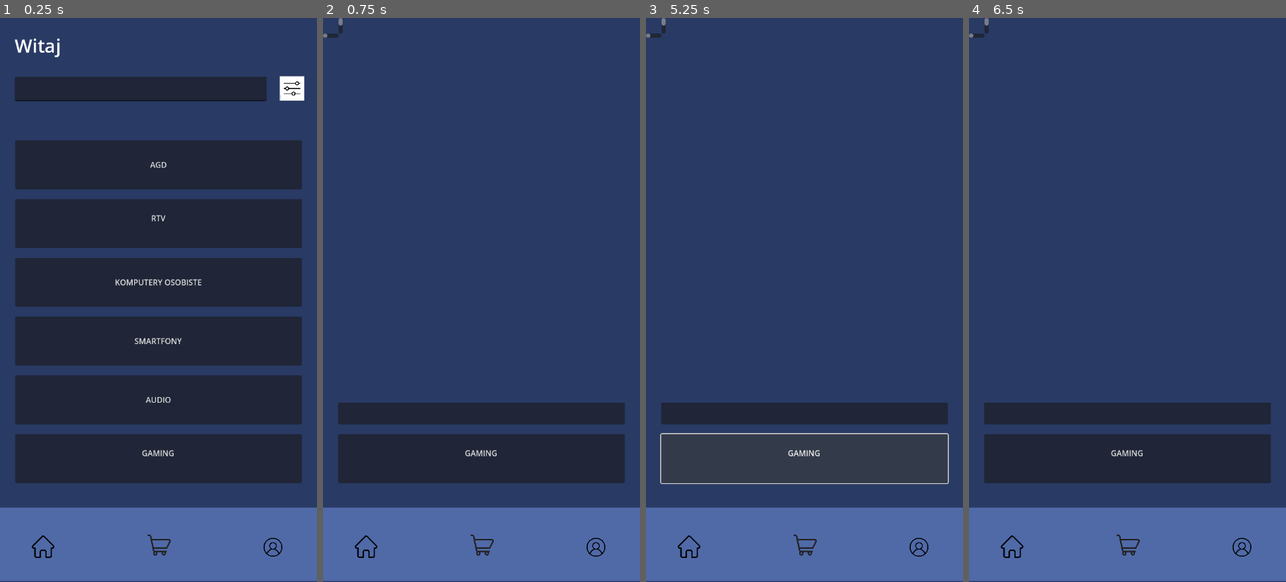
Above: before the commit, frames 1-4 (left to right).
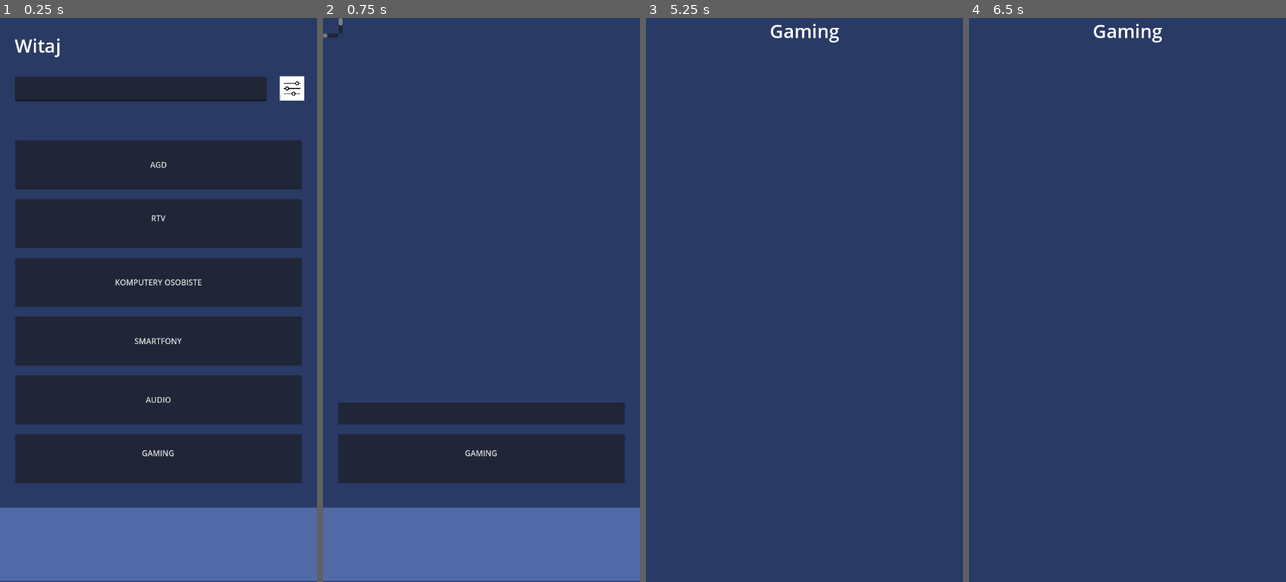
Above: after the commit, the same moments.

Repository: MateuszChoda/MediaLamus
Game: Godot game, scene res://Base/main_screen.tscn
Same seed, same stepped clock (60 frames per second), same inputs: the game is played once before the commit and once after it. This scene is started directly instead of the project's main scene.
Inputs (mouse positions are in pixels of both pictures, inside the frame that each line leads up to):
- Up to frame 1 (0.25 s): no input
- Up to frame 2 (0.75 s): click (462, 91) at 0.52 s; type "12" at 0.6 s
- Up to frame 3 (5.25 s): click "AGD" at 1.25 s; click "RTV" at 2 s; click "KOMPUTERY OSOBISTE" at 2.75 s; click "SMARTFONY" at 3.5 s; click "AUDIO" at 4.25 s; click "GAMING" at 5 s
- Up to frame 4 (6.5 s): click (1013, 548) at 5.77 s

The runs differ from the first frame. In frame 1, 0.2% of the frame differs, in the area x 10-90%, y 91-96%; in frame 2, 0.2%; in frame 3, 25%, in the area x 0-100%, y 0-100%; in frame 4, 25%.
Error before the commit: Parse Error: Expected statement, found "signal" instead. (res://Scripts/main_screen.gd:6)

Commit message:
Categories

Diff:
--- a/Base/Register_screen.tscn
+++ b/Base/Register_screen.tscn
@@ -1,8 +1,6 @@
-
 [gd_scene load_steps=2 format=3 uid="uid://dilvtyd1sl5qt"]
 
 [ext_resource type="Script" uid="uid://dpd3cgsx6h8b0" path="res://Scripts/register_screen.gd" id="1_rh3ov"]
-
 
 [node name="RegisterScreen" type="Control"]
 layout_mode = 3
--- /dev/null
+++ b/Base/category_screen.tscn
@@ -0,0 +1,47 @@
+[gd_scene load_steps=2 format=3 uid="uid://cih3qishmr5g5"]
+
+[ext_resource type="Script" uid="uid://ckbpft3whxb18" path="res://Scripts/category_screen.gd" id="1_yc3yk"]
+
+[node name="Control" type="Control"]
+layout_mode = 3
+anchors_preset = 15
+anchor_right = 1.0
+anchor_bottom = 1.0
+grow_horizontal = 2
+grow_vertical = 2
+script = ExtResource("1_yc3yk")
+
+[node name="ColorRect" type="ColorRect" parent="."]
+layout_mode = 1
+anchors_preset = 15
+anchor_right = 1.0
+anchor_bottom = 1.0
+grow_horizontal = 2
+grow_vertical = 2
+color = Color(0.160784, 0.227451, 0.392157, 1)
+
+[node name="Label" type="Label" parent="ColorRect"]
+layout_mode = 1
+anchors_preset = 5
+anchor_left = 0.5
+anchor_right = 0.5
+offset_left = -324.0
+offset_right = 324.0
+offset_bottom = 23.0
+grow_horizontal = 2
+theme_override_font_sizes/font_size = 38
+horizontal_alignment = 1
+vertical_alignment = 1
+autowrap_mode = 2
+
+[node name="ScrollContainer" type="ScrollContainer" parent="ColorRect"]
+layout_mode = 1
+anchors_preset = 10
+anchor_right = 1.0
+offset_top = 152.0
+offset_bottom = 1152.0
+grow_horizontal = 2
+
+[node name="VBoxContainer" type="VBoxContainer" parent="ColorRect/ScrollContainer"]
+custom_minimum_size = Vector2(648, 100)
+layout_mode = 2
--- a/Base/main_screen.tscn
+++ b/Base/main_screen.tscn
@@ -1,10 +1,7 @@
-
 [gd_scene load_steps=6 format=3 uid="uid://dbukptdxj0cb8"]
 
 [ext_resource type="Script" uid="uid://cv4787yyv4i4u" path="res://Scripts/main_screen.gd" id="1_2l88s"]
-
 [ext_resource type="Texture2D" uid="uid://7ctyucrbyybl" path="res://img/filter-icon.jpg" id="1_o13rx"]
-[ext_resource type="Texture2D" uid="uid://423f3vr1014e" path="res://img/profile-icon.png" id="2_2l88s"]
 [ext_resource type="Texture2D" uid="uid://dhka1r7vq5yn3" path="res://img/cart.png" id="2_i7cyh"]
 [ext_resource type="Texture2D" uid="uid://4kh527c6v3js" path="res://img/home-icon.png" id="2_w2f1l"]
 [ext_resource type="PackedScene" uid="uid://58fhia6fwvjx" path="res://Base/product_list.tscn" id="4_w2f1l"]
@@ -57,7 +54,7 @@
 scale = Vector2(0.1, 0.1)
 texture_normal = ExtResource("1_o13rx")
 
-[node name="Button" type="Button" parent="ColorRect"]
+[node name="AGD_btn" type="Button" parent="ColorRect"]
 layout_mode = 1
 anchors_preset = 8
 anchor_left = 0.5
@@ -72,7 +69,7 @@
 grow_vertical = 2
 text = "AGD"
 
-[node name="Button2" type="Button" parent="ColorRect"]
+[node name="RTV_btn" type="Button" parent="ColorRect"]
 layout_mode = 1
 anchors_preset = 8
 anchor_left = 0.5
@@ -89,7 +86,7 @@
 
 "
 
-[node name="Button3" type="Button" parent="ColorRect"]
+[node name="PC_btn" type="Button" parent="ColorRect"]
 layout_mode = 1
 anchors_preset = 8
 anchor_left = 0.5
@@ -105,7 +102,7 @@
 text = "KOMPUTERY OSOBISTE
 "
 
-[node name="Button4" type="Button" parent="ColorRect"]
+[node name="Smartphone_btn" type="Button" parent="ColorRect"]
 layout_mode = 1
 anchors_preset = 8
 anchor_left = 0.5
@@ -121,7 +118,7 @@
 text = "SMARTFONY
 "
 
-[node name="Button5" type="Button" parent="ColorRect"]
+[node name="Audio_btn" type="Button" parent="ColorRect"]
 layout_mode = 1
 anchors_preset = 8
 anchor_left = 0.5
@@ -137,7 +134,7 @@
 text = "AUDIO
 "
 
-[node name="Button6" type="Button" parent="ColorRect"]
+[node name="Gaming_btn" type="Button" parent="ColorRect"]
 layout_mode = 1
 anchors_preset = 8
 anchor_left = 0.5
@@ -169,11 +166,7 @@
 grow_vertical = 2
 color = Color(0.314033, 0.414383, 0.657094, 1)
 
-
-
 [node name="Profile_btn" type="TextureButton" parent="ColorRect/ColorRect"]
-
-
 layout_mode = 1
 anchors_preset = 8
 anchor_left = 0.5
@@ -181,35 +174,30 @@
 anchor_right = 0.5
 anchor_bottom = 0.5
 offset_left = 211.0
-offset_top = -17.0
+offset_top = 482.0
 offset_right = 723.0
-offset_bottom = 495.0
-grow_horizontal = 2
-grow_vertical = 2
-scale = Vector2(0.09, 0.09)
-texture_normal = ExtResource("2_2l88s")
-
-
-[node name="Home_btn" type="TextureButton" parent="ColorRect/ColorRect"]
-
-
-[node name="Home" type="TextureButton" parent="ColorRect/ColorRect"]
-
-layout_mode = 1
-anchors_preset = 8
-anchor_left = 0.5
-anchor_top = 0.5
-anchor_right = 0.5
-anchor_bottom = 0.5
-offset_left = -259.0
-offset_top = -18.0
-offset_right = 253.0
-offset_bottom = 494.0
+offset_bottom = 994.0
 grow_horizontal = 2
 grow_vertical = 2
 scale = Vector2(0.09, 0.09)
 texture_normal = ExtResource("2_w2f1l")
 
+[node name="Home" type="TextureButton" parent="ColorRect/ColorRect"]
+layout_mode = 1
+anchors_preset = 8
+anchor_left = 0.5
+anchor_top = 0.5
+anchor_right = 0.5
+anchor_bottom = 0.5
+offset_left = -259.0
+offset_top = 481.0
+offset_right = 253.0
+offset_bottom = 993.0
+grow_horizontal = 2
+grow_vertical = 2
+scale = Vector2(0.09, 0.09)
+texture_normal = ExtResource("2_w2f1l")
+
 [node name="Cart_btn" type="TextureButton" parent="ColorRect/ColorRect"]
 layout_mode = 1
 anchors_preset = 8
@@ -218,9 +206,9 @@
 anchor_right = 0.5
 anchor_bottom = 0.5
 offset_left = -24.0
-offset_top = -24.0
+offset_top = 475.0
 offset_right = 488.0
-offset_bottom = 488.0
+offset_bottom = 987.0
 grow_horizontal = 2
 grow_vertical = 2
 scale = Vector2(0.1, 0.1)
@@ -233,4 +221,9 @@
 offset_bottom = 786.0
 
 [connection signal="text_changed" from="ColorRect/Searchbar" to="ProductList" method="_on_searchbar_text_changed"]
-[connection signal="pressed" from="ColorRect/Button" to="." method="_on_button_pressed"]
+[connection signal="pressed" from="ColorRect/AGD_btn" to="." method="_on_agd_btn_pressed"]
+[connection signal="pressed" from="ColorRect/RTV_btn" to="." method="_on_rtv_btn_pressed"]
+[connection signal="pressed" from="ColorRect/PC_btn" to="." method="_on_pc_btn_pressed"]
+[connection signal="pressed" from="ColorRect/Smartphone_btn" to="." method="_on_smartphone_btn_pressed"]
+[connection signal="pressed" from="ColorRect/Audio_btn" to="." method="_on_audio_btn_pressed"]
+[connection signal="pressed" from="ColorRect/Gaming_btn" to="." method="_on_gaming_btn_pressed"]
--- /dev/null
+++ b/Scripts/category_screen.gd
@@ -0,0 +1,28 @@
+extends Control
+
+@onready var container = $ColorRect/ScrollContainer/VBoxContainer
+@onready var label = $ColorRect/Label
+@onready var item: PackedScene = preload("res://Base/template.tscn")
+
+func _ready() -> void:
+	Global.main_screen_btn_pressed.connect(_on_main_screen_button_pressed)
+
+func _on_main_screen_button_pressed(prod_type: Global.ProductTypes):
+	if prod_type == Global.ProductTypes.AGD:
+		label.text = "AGD"
+	elif prod_type == Global.ProductTypes.RTV:
+		label.text = "RTV"
+	elif prod_type == Global.ProductTypes.PERSONAL_COMPUTER:
+		label.text = "Komputery osobiste"
+	elif prod_type == Global.ProductTypes.SMARTPHONE:
+		label.text = "Smartfony"
+	elif prod_type == Global.ProductTypes.AUDIO:
+		label.text = "Audio"
+	elif prod_type == Global.ProductTypes.GAMING:
+		label.text = "Gaming"
+	for key in Global.products:
+		var properties = Global.products[key]
+		if properties["type"] == prod_type:
+			var new_item = item.instantiate()
+			container.add_child(new_item)
+			new_item.call_deferred("add_new", key, properties["price"], properties["type"])
--- a/Scripts/global.gd
+++ b/Scripts/global.gd
@@ -10,12 +10,18 @@
 	"admin": "admin"
 }
 
-var products = {}
+var products = {
+	"Lodówka": {
+		"price": 1000,
+		"type": ProductTypes.AGD
+	}
+}
 
 signal scene_changed
 signal wrong_password
 signal wrong_login
 signal mismatched_password
+signal main_screen_btn_pressed
 
 func _ready() -> void:
 	current_scene_name = get_tree().get_current_scene().name
@@ -67,3 +73,11 @@
 func user_deleted(user_name: String):
 	if login_data.has(user_name):
 		login_data.erase(user_name)
+
+func button_pressed(prod_type: ProductTypes):
+	change_scene("res://Base/category_screen.tscn")
+	call_deferred("_on_main_btn_pressed", prod_type)
+
+func _on_main_btn_pressed(prod_type: ProductTypes):
+	var current_scene = get_tree().get_current_scene()
+	current_scene.call_deferred("_on_main_screen_button_pressed", prod_type)
--- a/Scripts/main_screen.gd
+++ b/Scripts/main_screen.gd
@@ -1,6 +1,27 @@
 extends Control
 
+func _ready() -> void:
+	pass
 
-func _on_button_pressed() -> void:
-	if button.text == "AGD":
-		signal.emit(Global.ProductTypes.AGD)
+func _on_agd_btn_pressed() -> void:
+	Global.button_pressed(Global.ProductTypes.AGD)
+
+
+func _on_rtv_btn_pressed() -> void:
+	Global.button_pressed(Global.ProductTypes.RTV)
+
+
+func _on_pc_btn_pressed() -> void:
+	Global.button_pressed(Global.ProductTypes.PERSONAL_COMPUTER)
+
+
+func _on_smartphone_btn_pressed() -> void:
+	Global.button_pressed(Global.ProductTypes.SMARTPHONE)
+
+
+func _on_audio_btn_pressed() -> void:
+	Global.button_pressed(Global.ProductTypes.AUDIO)
+
+
+func _on_gaming_btn_pressed() -> void:
+	Global.button_pressed(Global.ProductTypes.GAMING)
--- a/Scripts/product_template.gd
+++ b/Scripts/product_template.gd
@@ -12,5 +12,5 @@
 
 func add_new(new_name: String, new_price: float, new_type: Global.ProductTypes):
 	name_label.text = new_name
-	price_label.text = new_price
+	price_label.text = str(new_price).pad_decimals(2)
 	type = new_type
Not shown, added: Scripts/category_screen.gd.uid
